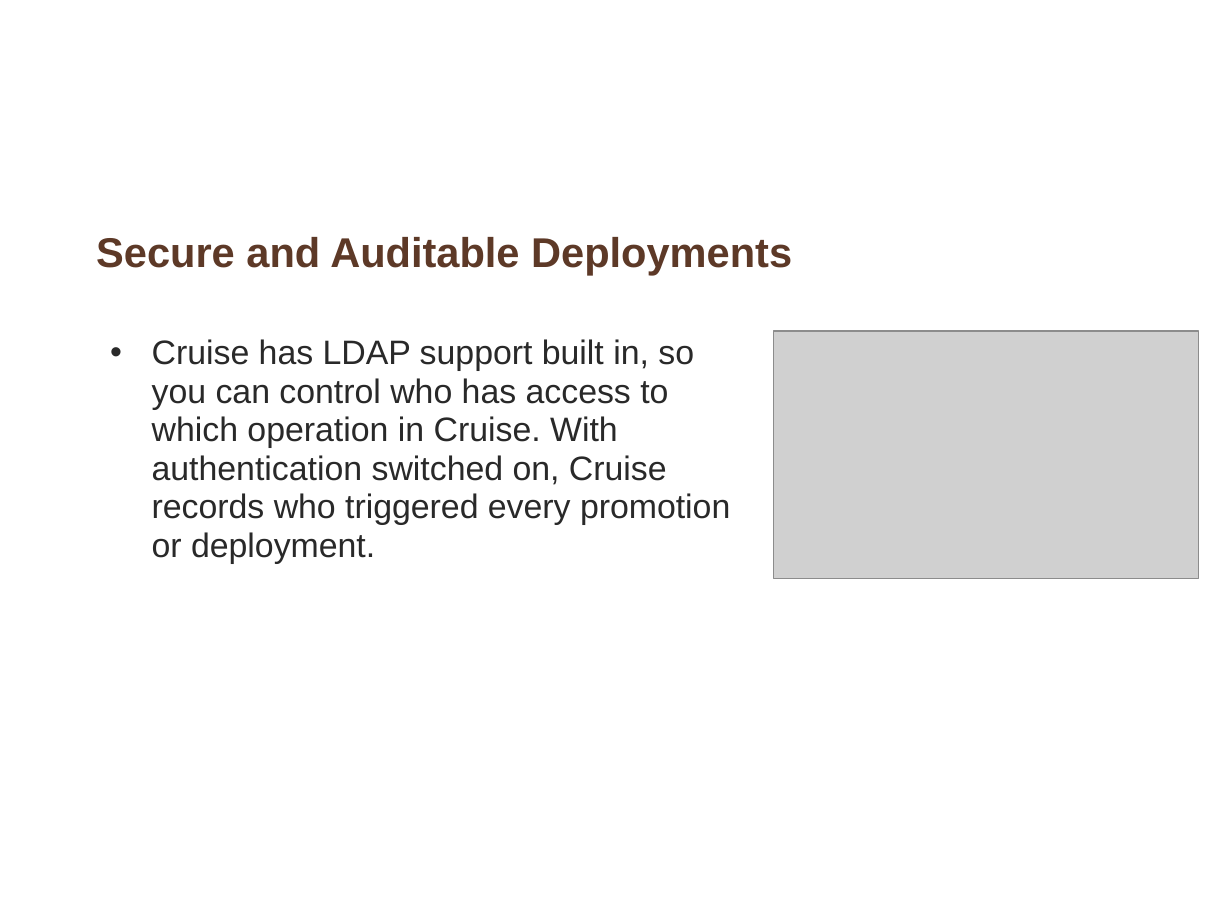
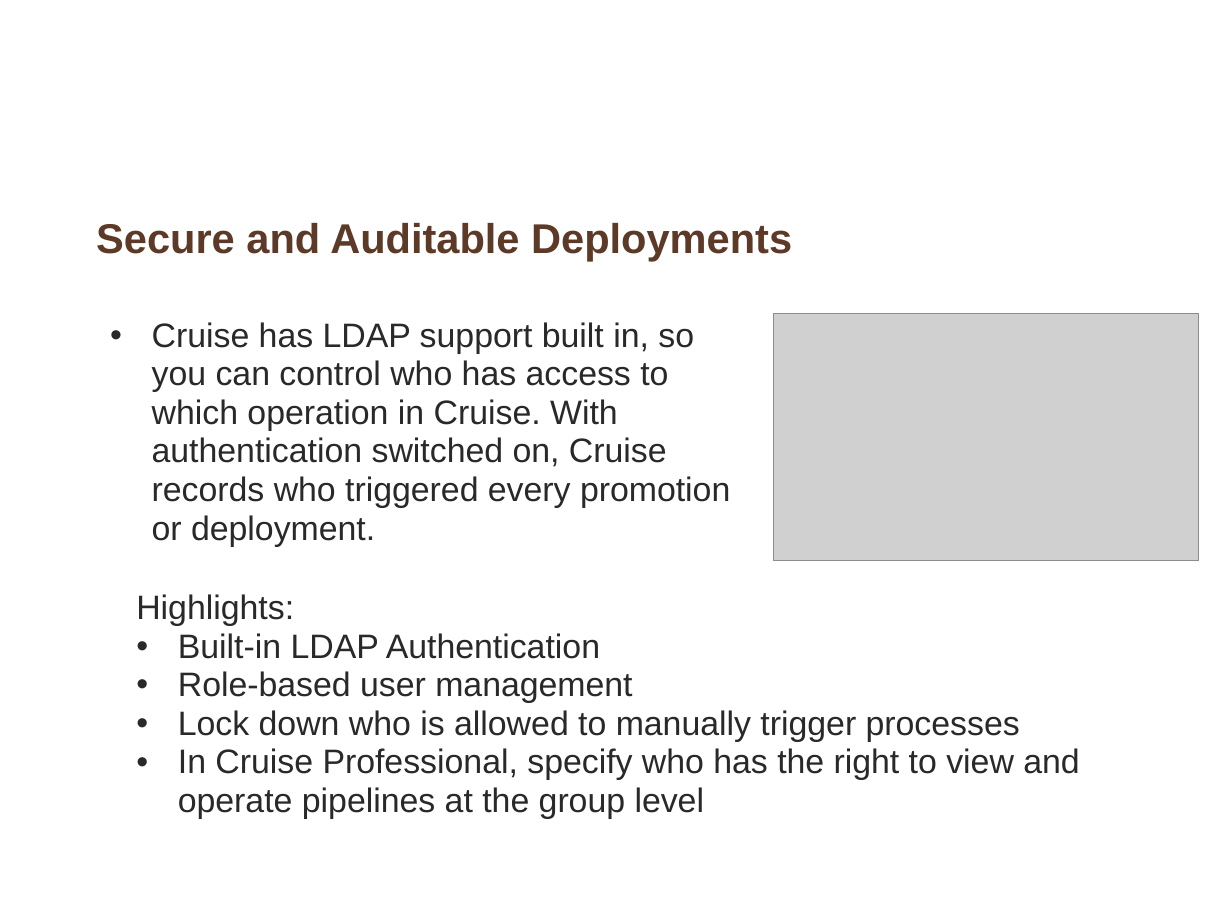
Before and after one commit to whimet/cruisetraining, a slide deck: slide 8 of Core_features_of_Cruise.ppt. Drawn at 1232x924 pixels with LibreOffice and Linux fonts; fonts in the diff are those of the drawing; grey boxes stand for pictures; background and template pictures are left out. Boxes give left, top, right and bottom in pixels: in the first picture for what was removed or moved away, otherwise in the second. Text is boxed around its words. In the diff, an @@ line names an element or a change of style, - is before the commit and + after.

Commit message:
Full fledged Core_features_of_Cruise ppt

```diff
--- a/Core_features_of_Cruise.ppt
+++ b/Core_features_of_Cruise.ppt
@@ title "Secure and Auditable Deployments": place and size @@
-title "Secure and Auditable Deployments" at <box>96,237,792,275</box>
+title "Secure and Auditable Deployments" at <box>96,223,792,261</box>
@@ text "Cruise has LDAP support built ...": place and size @@
-text "Cruise has LDAP support built ..." at <box>152,339,730,564</box>
+text "Cruise has LDAP support built ..." at <box>152,322,730,546</box>
@@ picture: place and size @@
-picture at <box>773,332,1199,579</box>
+picture at <box>773,314,1199,561</box>
@@ text added at <box>136,594,1079,819</box>, 22 pt, text #292929 @@
+  Highlights:
+  • Built-in LDAP Authentication
+  • Role-based user management
+  • Lock down who is allowed to manually trigger processes
+  • In Cruise Professional, specify who has the right to view and operate pipelines at the group level
```
Also in this commit, not shown: 6 other slides changed, 1 slide added.
